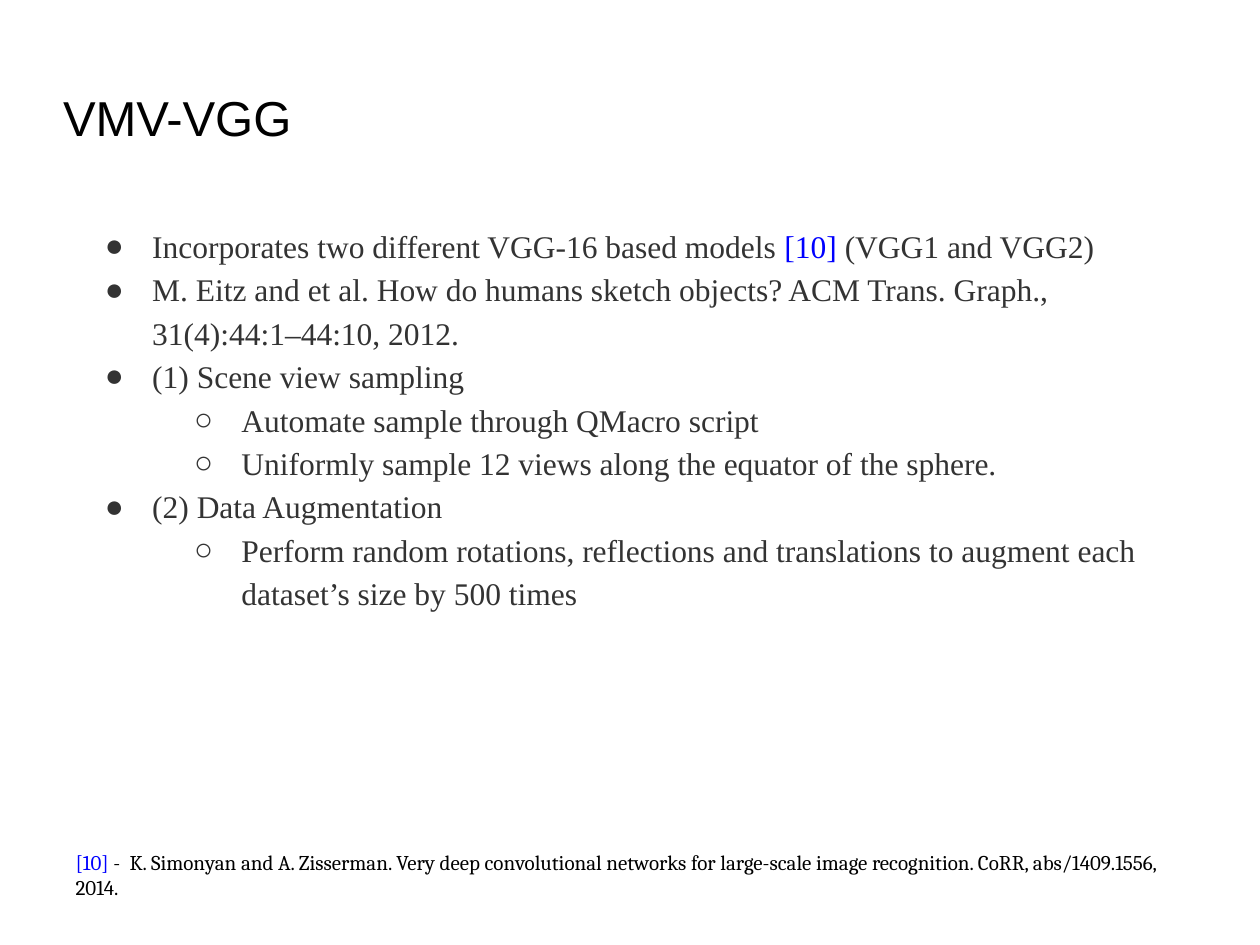
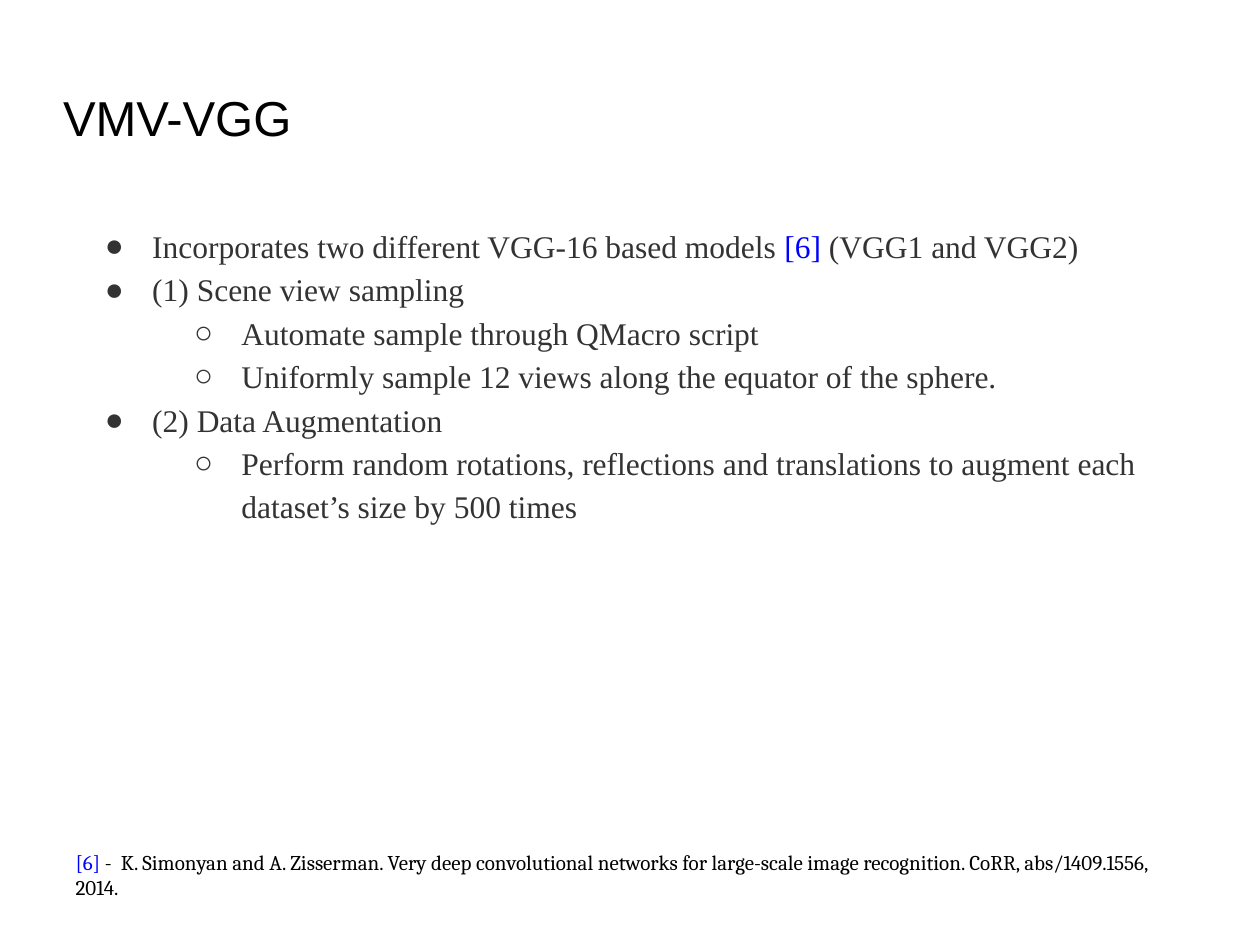
Before and after one commit to Hammania689/shrec_2019, a slide deck: slide 20 of mipr_slides/MIPR.pptx (slide 8 before the commit). Drawn at 1260x945 pixels with LibreOffice and Linux fonts; fonts in the diff are those of the drawing. Boxes give left, top, right and bottom in pixels: in the first picture for what was removed or moved away, otherwise in the second. Text is boxed around its words. In the diff, an @@ line names an element or a change of style, - is before the commit and + after.

```diff
--- a/mipr_slides/MIPR.pptx
+++ b/mipr_slides/MIPR.pptx
@@ text at <box>152,236,1078,264</box>: text changed @@
-● Incorporates two different VGG-16 based models [10] (VGG1 and VGG2)
-● M. Eitz and et al. How do humans sketch objects? ACM Trans. Graph., 31(4):44:1–44:10, 2012.
+● Incorporates two different VGG-16 based models [6] (VGG1 and VGG2)
@@ text at <box>76,855,1148,895</box>: text changed @@
-[10] - K. Simonyan and A. Zisserman. Very deep convolutional networks for large-scale image recognition. CoRR, abs/1409.1556, 2014.
+[6] - K. Simonyan and A. Zisserman. Very deep convolutional networks for large-scale image recognition. CoRR, abs/1409.1556, 2014.
```
Also in this commit, not shown: 11 other slides changed, 13 slides added, 2 other files.
